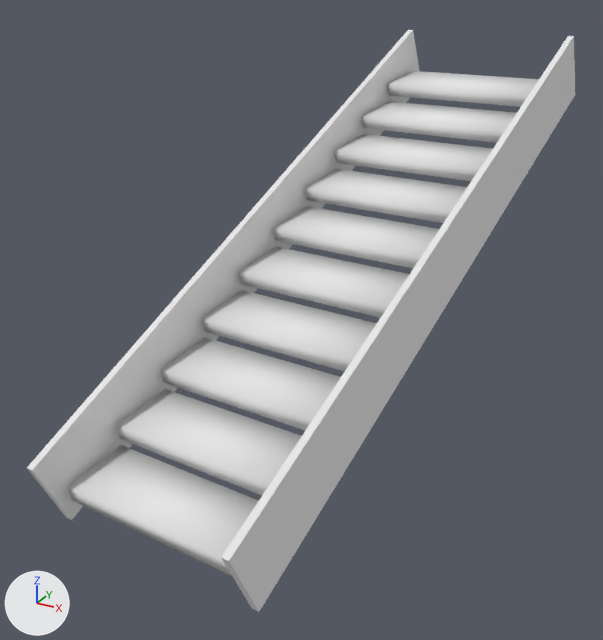
One commit to the Blender file working/subahu/Staircase/Staircase.blend: the scene before it, then after it.
Rendered twice from a camera (50 mm lens) standing at (5.42, -6.71, 6.52) and looking at (-0.14, 3.4, 1.46). The lights are fixed; the arrows at lower left show +X, +Y and +Z.

In view in the first picture: 'Stairs', 'StairsRailing'.
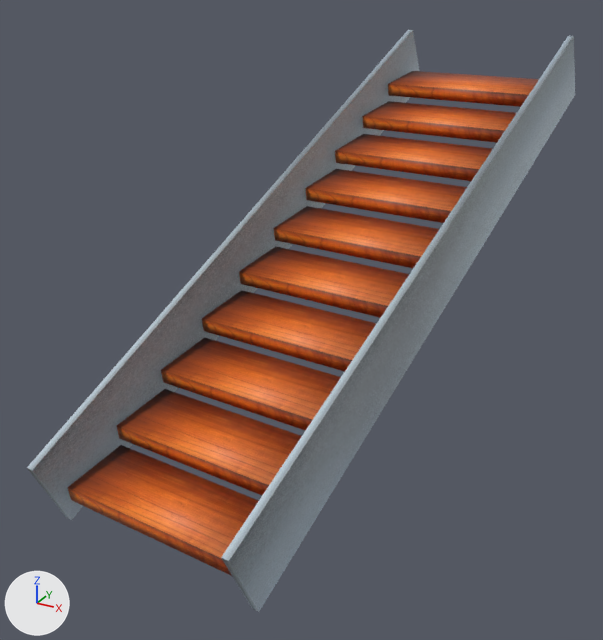
Where the change shows, as pixel boxes (x1, y1, x2, y2) in the pictures (603 x 640 px):
'Stairs', recoloured (white to orange)
    both: (68, 71, 539, 576)
'StairsRailing', recoloured
    both: (27, 30, 575, 612)

The change, as a list of edits to the scene's bpy script:
```text
Add img_wrinkled_glass_texture___4928_x_3264_640x360_jpg:
    img_wrinkled_glass_texture___4928_x_3264_640x360_jpg = load_image('Wrinkled_glass_Texture_-_4928_x_3264-640x360.jpg', 'Textures/Wrinkled_glass_Texture_-_4928_x_3264-640x360.jpg', 640, 360, 'sRGB')
Add img_wood_jpeg:
    img_wood_jpeg = load_image('wood.jpeg', 'Textures/wood.jpeg', 275, 183, 'sRGB')
Add mat_wrinkled_glass_texture___4928_x_3264_640x360_jpg:
    mat_wrinkled_glass_texture___4928_x_3264_640x360_jpg = principled_material('Wrinkled_glass_Texture_-_4928_x_3264-640x360.jpg')
    mat_wrinkled_glass_texture___4928_x_3264_640x360_jpg.texture = img_wrinkled_glass_texture___4928_x_3264_640x360_jpg
Add mat_wood_jpeg:
    mat_wood_jpeg = principled_material('wood.jpeg')
    mat_wood_jpeg.texture = img_wood_jpeg
Change me_cube:
    where me_cube.from_pydata(...)  # 80 vertices, 60 faces; spans x -1.46..2.14, y -0.62..8.8, z -0.19..4.21
    remove me_cube.materials.append(mat_material)  # white #e7e7e7
    add me_cube.materials.append(mat_wood_jpeg)  # picture img_wood_jpeg
Change me_cube_001:
    where me_cube_001.from_pydata(...)  # 16 vertices, 12 faces; spans x -1.0..59.8, y -1.0..1.0, z -1.0..1.0
    remove me_cube_001.materials.append(mat_material_001)  # white #e7e7e7
    add me_cube_001.materials.append(mat_wrinkled_glass_texture___4928_x_3264_640x360_jpg)  # picture img_wrinkled_glass_texture___4928_x_3264_640x360_jpg
```
